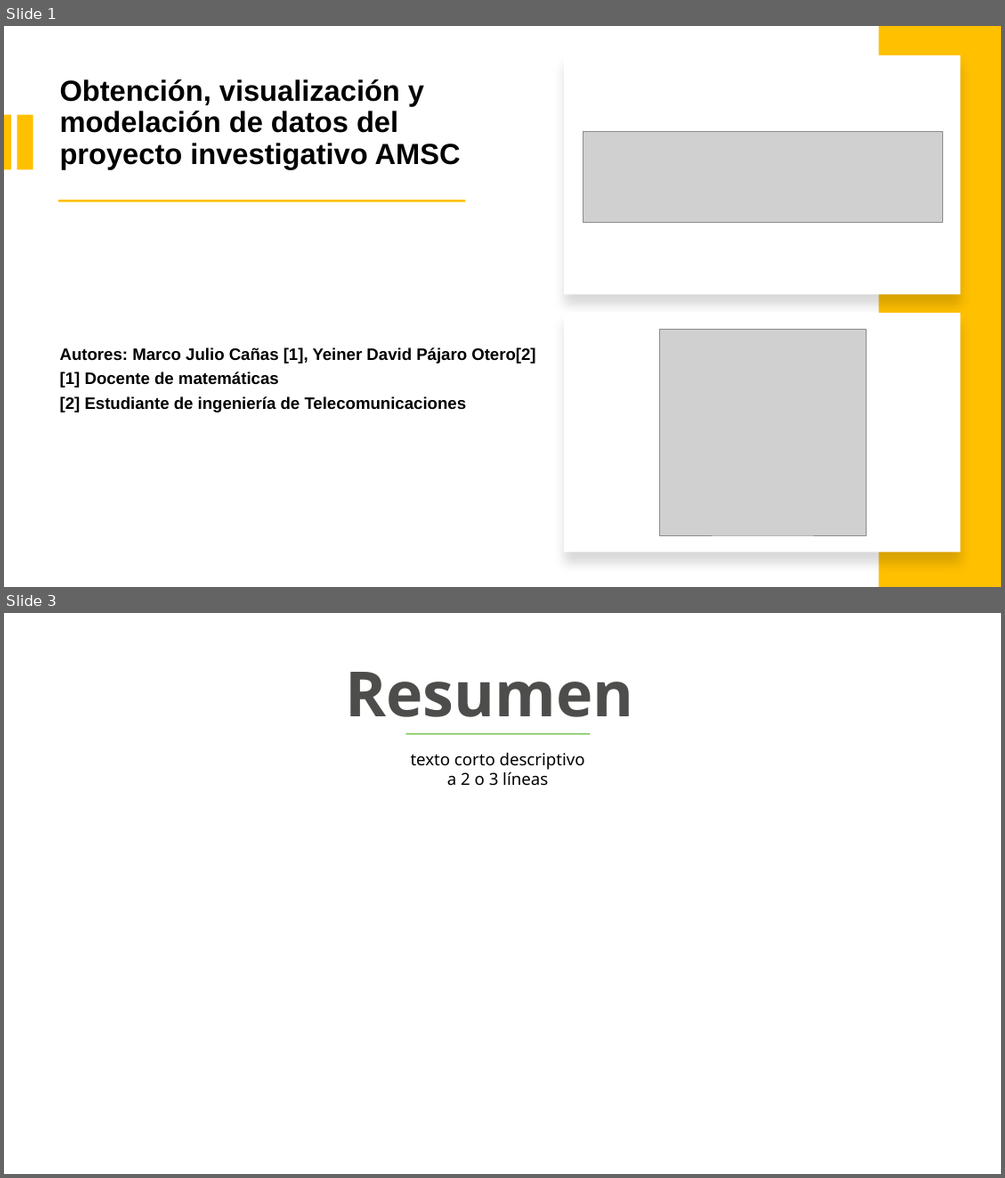
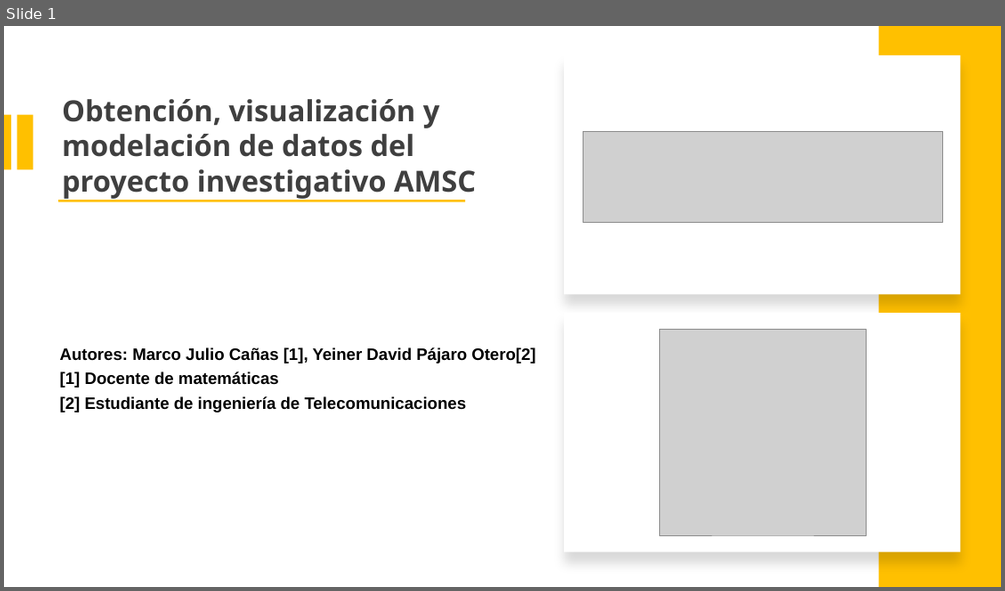
Before and after one commit to marco-canas/cumplea-os_oficina_docentes, a slide deck: ponencia_sena_obtencion_visualizacion_modelacion_AMSC/presentacion_yeiner_marco_obtencion_visualizacion_modelacion.pptx. Shown one above the other, each under a label of ours: slides 1 and 3 before the commit, slide 1 after it; the slides between them are not shown. The pictures are 1005x1178 and 1005x591 pixels, drawn with LibreOffice and Linux fonts; fonts in the diff are those of the drawing; grey boxes stand for pictures; background and template pictures are left out. Boxes give left, top, right and bottom in pixels: in the first picture for what was removed or moved away, otherwise in the second. Text is boxed around its words. In the diff, an @@ line names an element or a change of style, - is before the commit and + after.

```diff
--- a/ponencia_sena_obtencion_visualizacion_modelacion_AMSC/presentacion_yeiner_marco_obtencion_visualizacion_modelacion.pptx
+++ b/ponencia_sena_obtencion_visualizacion_modelacion_AMSC/presentacion_yeiner_marco_obtencion_visualizacion_modelacion.pptx
@@ slide 3 removed at [4,613,1001,1174], background picture (left out) @@
@@ text removed at [345,672,633,717] @@
-Resumen
@@ line removed from (405, 734) to (590, 734) @@
@@ text removed at [411,752,585,786] @@
-texto corto descriptivo
-a 2 o 3 líneas
@@ slide 1 changed as well @@
@@ text "Obtención, visualización y modelación de ...": place and size @@
-text "Obtención, visualización y modelación de ..." at [60,79,461,169]
+text "Obtención, visualización y modelación de ..." at [62,99,476,199]
@@ text "Obtención, visualización y modelación de ..." at [62,99,476,199]: font Arial to Noto Sans, text colour #000000 to #3F3F3F; line spacing 0.9 to 1; less space between paragraphs; vertical alignment middle to top @@
```
Also in this commit, not shown: 1 other slide changed, 4 slides added, 5 other slides removed, 2 other files.
